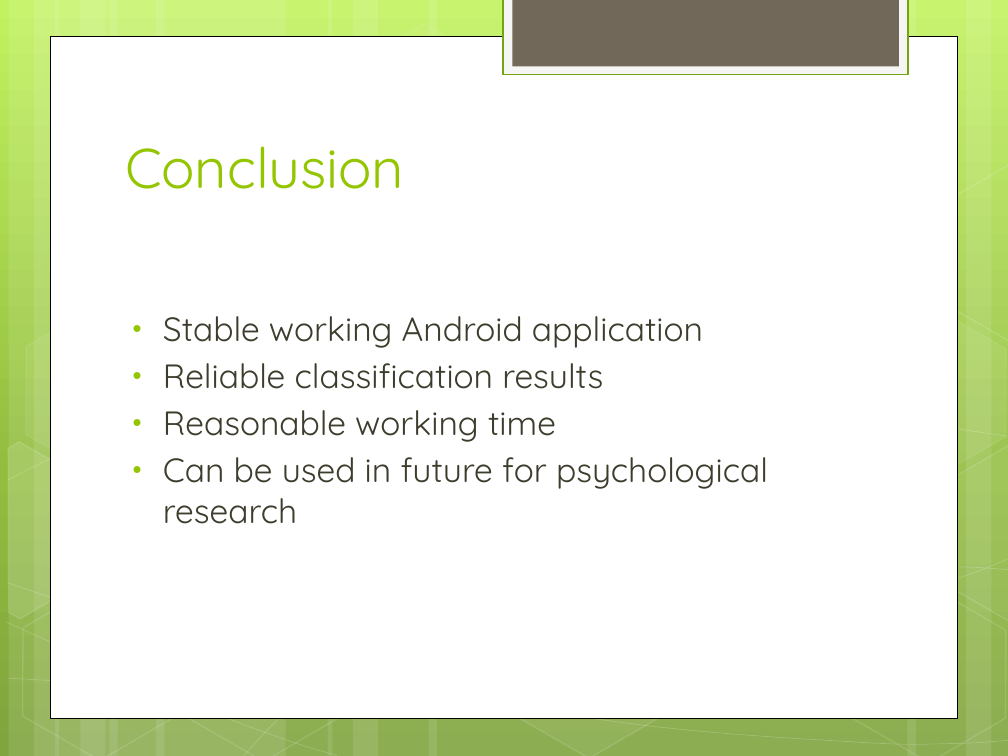
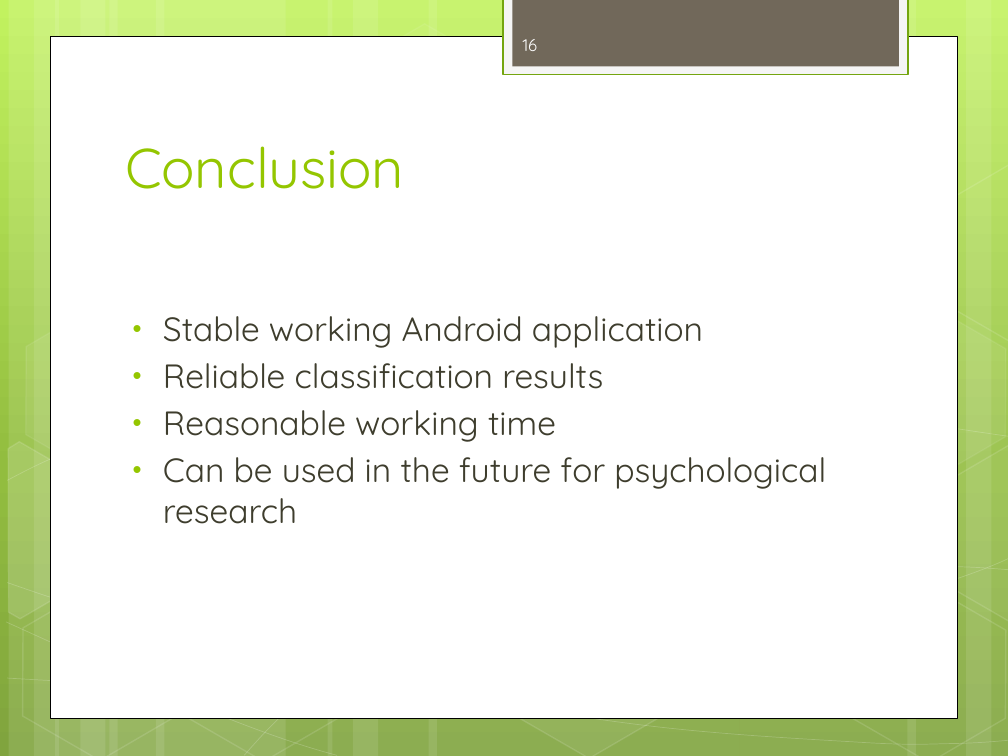
Before and after one commit to Visorgood/MenthalLab, a slide deck: slide 16 of Docs/Data Extraction for the Quantified Self v2.pptx (slide 15 before the commit). Drawn at 1008x756 pixels with LibreOffice and Linux fonts; fonts in the diff are those of the drawing. Boxes give left, top, right and bottom in pixels: in the first picture for what was removed or moved away, otherwise in the second. Text is boxed around its words. In the diff, an @@ line names an element or a change of style, - is before the commit and + after.

Commit message:
Presentation

```diff
--- a/Docs/Data Extraction for the Quantified Self v2.pptx
+++ b/Docs/Data Extraction for the Quantified Self v2.pptx
@@ page number added at box(523, 39, 538, 51), 12 pt, text #FEFEFE @@
+16
@@ text at box(163, 457, 826, 524): text changed @@
-• Can be used in future for psychological research
+• Can be used in the future for psychological research
```
Also in this commit, not shown: 14 other slides changed, 1 slide added.
